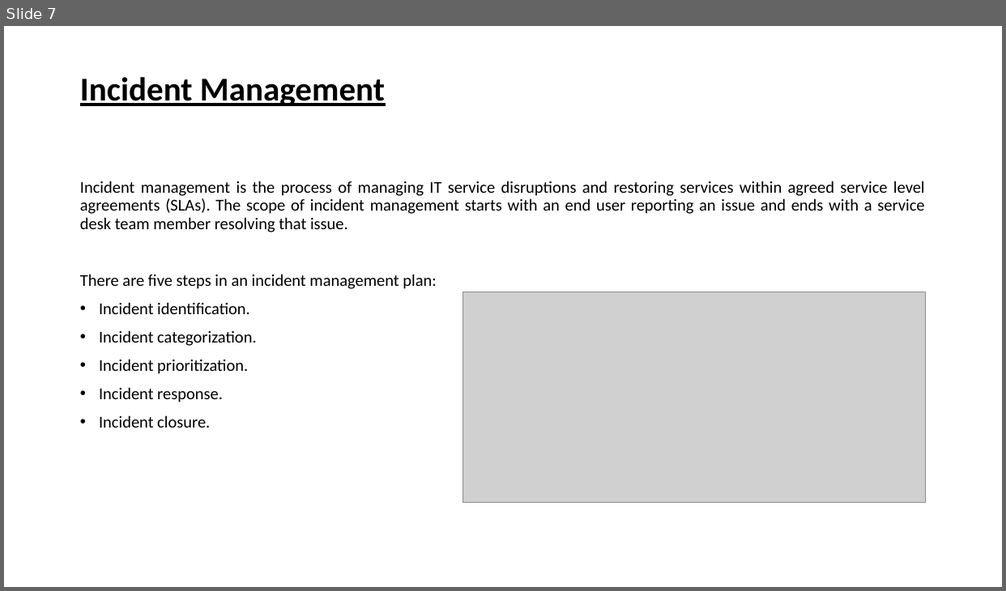
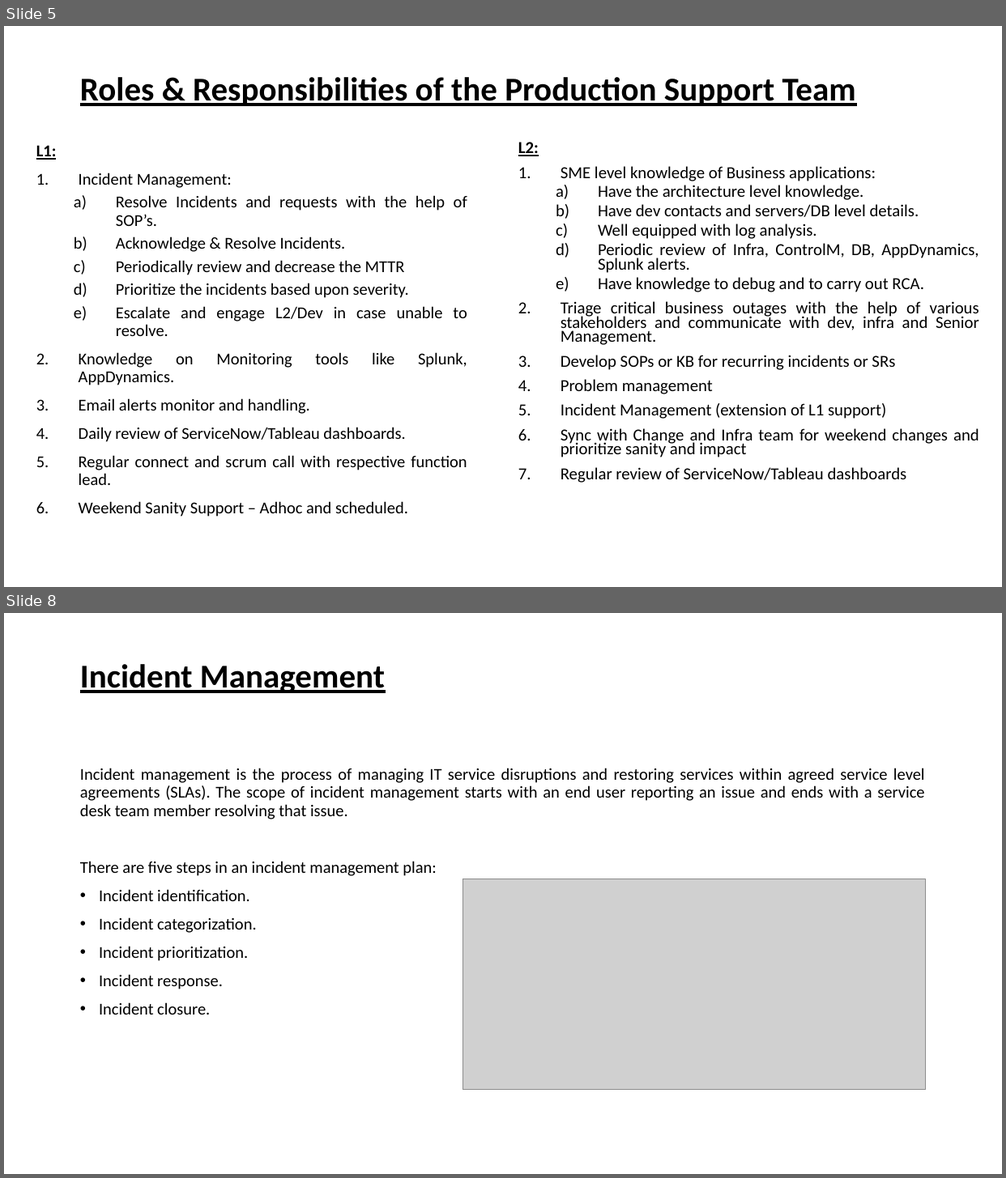
Before and after one commit to spoorthiempowher/Empowher-Curriculum, a slide deck: Prod Support/EmpowHer - Production Support.pptx. Shown one above the other, each under a label of ours: slide 7 before the commit, slides 5 and 8 after it; the slides between them are not shown. The pictures are 1006x591 and 1006x1178 pixels, drawn with LibreOffice and Linux fonts; fonts in the diff are those of the drawing; grey boxes stand for pictures. Boxes give left, top, right and bottom in pixels: in the first picture for what was removed or moved away, otherwise in the second. Text is boxed around its words. In the diff, an @@ line names an element or a change of style, - is before the commit and + after.

Commit message:
Adding Prod Support PPT

```diff
--- a/Prod Support/EmpowHer - Production Support.pptx
+++ b/Prod Support/EmpowHer - Production Support.pptx
@@ slide 5 added at [4,26,1002,587], background #FFFFFF @@
@@ title added at [80,77,856,106], 32 pt, text #000000, bold, underline @@
+Roles & Responsibilities of the Production Support Team
@@ text added at [36,145,467,517], 16 pt, text #000000 @@
+L1:
+1. Incident Management:
+  a) Resolve Incidents and requests with the help of SOP’s.
+  b) Acknowledge & Resolve Incidents.
+  c) Periodically review and decrease the MTTR
+  d) Prioritize the incidents based upon severity.
+  e) Escalate and engage L2/Dev in case unable to resolve.
+2. Knowledge on Monitoring tools like Splunk, AppDynamics.
+3. Email alerts monitor and handling.
+4. Daily review of ServiceNow/Tableau dashboards.
+5. Regular connect and scrum call with respective function lead.
+6. Weekend Sanity Support – Adhoc and scheduled.
@@ text added at [518,142,979,483], 16.2 pt, text #000000 @@
+L2:
+1. SME level knowledge of Business applications:
+  a) Have the architecture level knowledge.
+  b) Have dev contacts and servers/DB level details.
+  c) Well equipped with log analysis.
+  d) Periodic review of Infra, ControlM, DB, AppDynamics, Splunk alerts.
+  e) Have knowledge to debug and to carry out RCA.
+2. Triage critical business outages with the help of various stakeholders and communicate with dev, infra and Senior Management.
+3. Develop SOPs or KB for recurring incidents or SRs
+4. Problem management
+5. Incident Management (extension of L1 support)
+6. Sync with Change and Infra team for weekend changes and prioritize sanity and impact
+7. Regular review of ServiceNow/Tableau dashboards
@@ what was slide 7 is now slide 8 @@
```
Also in this commit, not shown: 3 slides changed, 4 other slides added, 4 slides removed.
